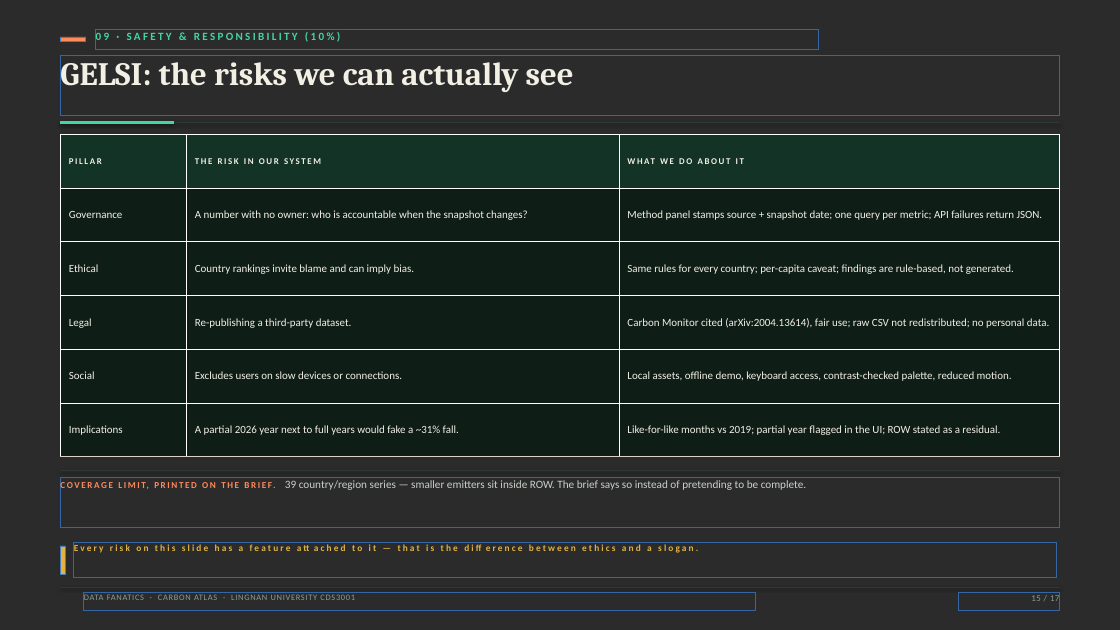
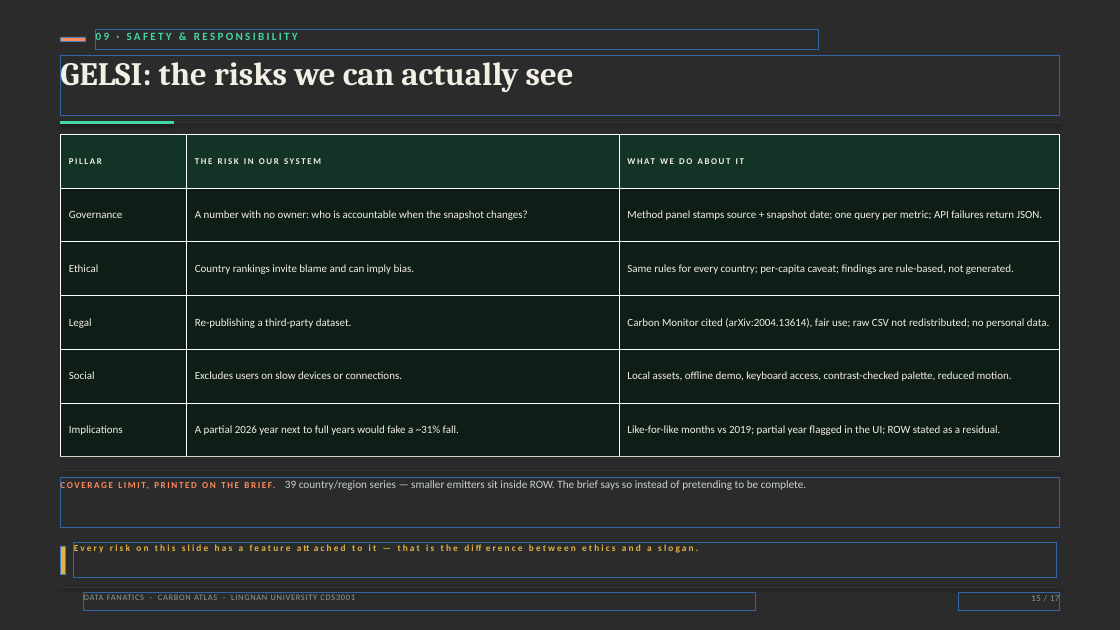
Before and after one commit to AaaaaronLIN/carbon-atlas-cds3001, a slide deck: slide 15 of deliverable/Carbon_Atlas_Deck.pptx. Drawn at 1120x630 pixels with LibreOffice and Linux fonts; fonts in the diff are those of the drawing; background and template pictures are left out; a plain dark background stands for a picture behind light text. Boxes give left, top, right and bottom in pixels: in the first picture for what was removed or moved away, otherwise in the second. Text is boxed around its words. In the diff, an @@ line names an element or a change of style, - is before the commit and + after.

```diff
--- a/deliverable/Carbon_Atlas_Deck.pptx
+++ b/deliverable/Carbon_Atlas_Deck.pptx
@@ text at (x1=96, y1=33, x2=298, y2=40): text changed @@
-09 · SAFETY & RESPONSIBILITY (10%)
+09 · SAFETY & RESPONSIBILITY
```
Also in this commit, not shown: 8 other slides changed, 5 other files.
